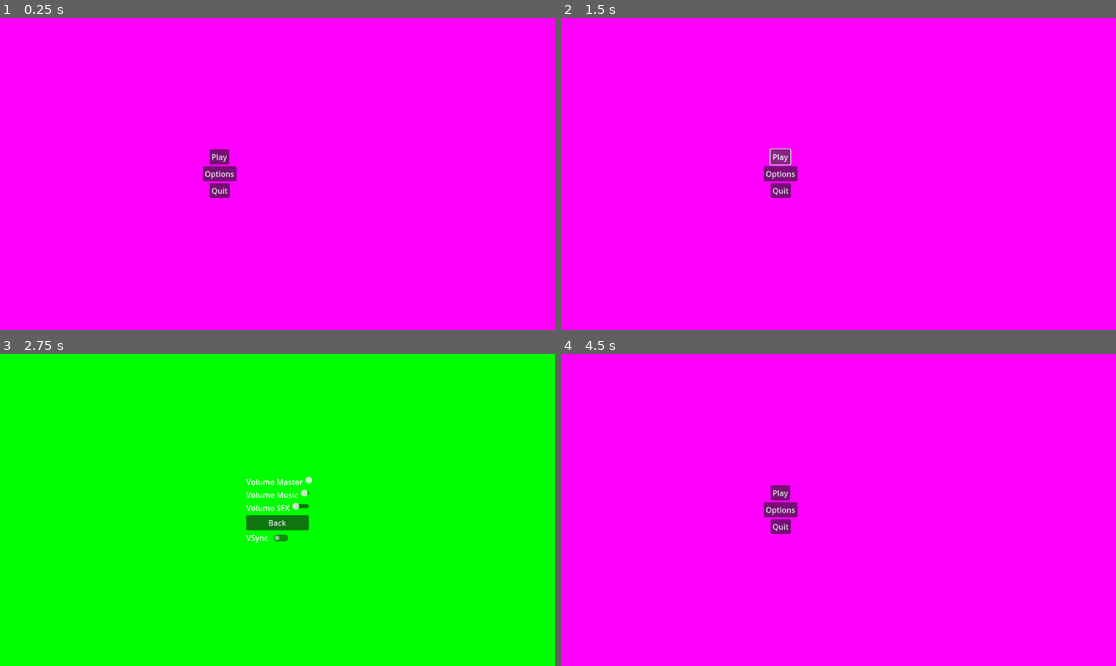
Above: before the commit, frames 1-4 (two rows, left to right).
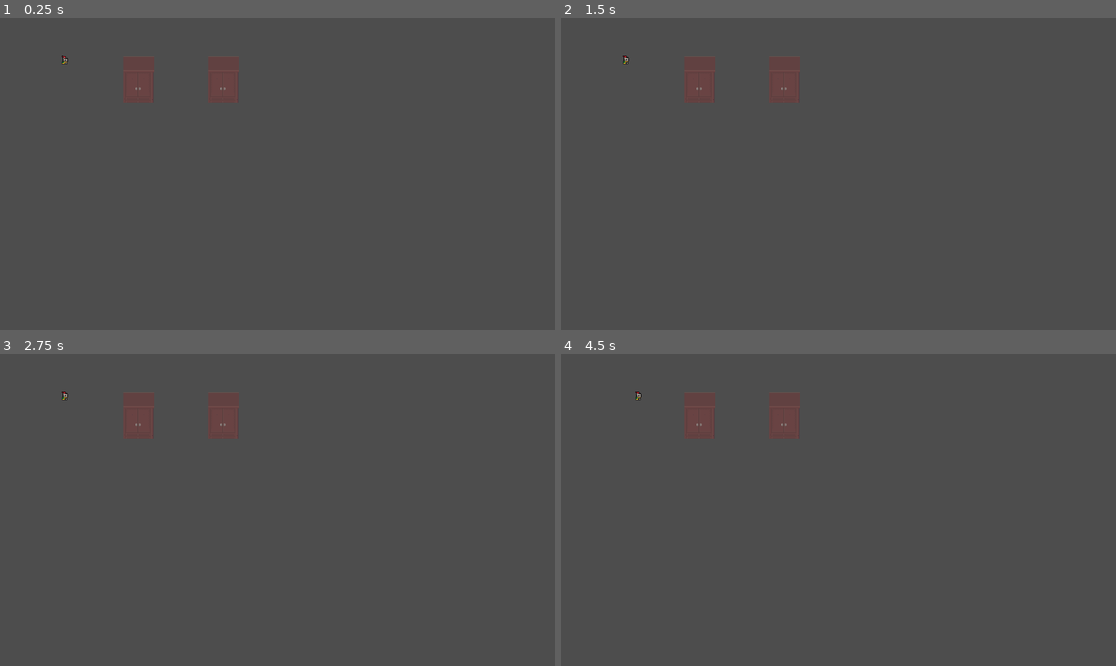
Above: after the commit, the same moments.

Repository: IES-Rafael-Alberti/GameOff2024RogueLab
Game: Godot game, scene res://scenes/prueva_movimiento.tscn
Two runs of this game, one before a commit and one after it. Both use one fixed random seed, a clock stepped at 60 frames per second and the inputs below.
Inputs (mouse positions are in pixels of both pictures, inside the frame that each line leads up to):
- Up to frame 1 (0.25 s): no input
- Up to frame 2 (1.5 s): click (783, 158) at 0.5 s, where only the run before the commit has a clickable "Play"; click (783, 158) at 1.25 s, where only the run before the commit has a clickable "Play"
- Up to frame 3 (2.75 s): click (222, 510) at 2 s, where only the run before the commit has a clickable "Options"
- Up to frame 4 (4.5 s): click (844, 538) at 2.77 s; click (838, 522) at 3.5 s, where only the run before the commit has a clickable "Back"; hold D (right) from 4.28 s (still down); tap E (interancion) at 4.35 s

The runs differ from the first frame. In frame 1, 100% of the frame differs, in the area x 0-100%, y 0-100%; in frame 2, 100%; in frame 3, 100%; in frame 4, 100%.
Error after the commit: Parse Error: Too few arguments for "get_node()" call. Expected at least 1 but received 0. (res://scripts/globals/CanvasManager.gd:61)

Commit message:
creacion de shaders

Diff:
--- a/scenes/prueba_shaders.tscn
+++ b/scenes/prueba_shaders.tscn
@@ -1,3 +1,78 @@
-[gd_scene format=3 uid="uid://bnpnpi2np76p8"]
+[gd_scene load_steps=15 format=3 uid="uid://bnpnpi2np76p8"]
+
+[ext_resource type="Shader" path="res://scripts/shaders/Grayscale .gdshader" id="1_lq7pq"]
+[ext_resource type="Texture2D" uid="uid://bo5oocg3ulo6y" path="res://icon.svg" id="2_y4n4r"]
+[ext_resource type="Shader" path="res://scripts/shaders/azulOscuro.gdshader" id="3_u2m1k"]
+[ext_resource type="Texture2D" uid="uid://6g3dlp4wlq3f" path="res://assets/sprites/knight.png" id="4_61adf"]
+[ext_resource type="Shader" path="res://scripts/shaders/distorsion.gdshader" id="5_510kb"]
+[ext_resource type="Shader" path="res://scripts/shaders/sangre.gdshader" id="6_ojtsw"]
+[ext_resource type="Shader" path="res://scripts/shaders/vinieta.gdshader" id="7_hm5pf"]
+[ext_resource type="Shader" path="res://scripts/shaders/periodico.gdshader" id="7_m4xk4"]
+
+[sub_resource type="ShaderMaterial" id="ShaderMaterial_tdfm5"]
+shader = ExtResource("1_lq7pq")
+shader_parameter/grayscaleIntesity = 1.0
+
+[sub_resource type="ShaderMaterial" id="ShaderMaterial_08dac"]
+shader = ExtResource("3_u2m1k")
+shader_parameter/darkness = 0.5
+shader_parameter/tint_color = Vector4(0, 0.1, 0.3, 1)
+
+[sub_resource type="ShaderMaterial" id="ShaderMaterial_2r4co"]
+shader = ExtResource("5_510kb")
+shader_parameter/scanline_intensity = 0.5
+shader_parameter/noise_intensity = 0.2
+shader_parameter/distortion = 0.05
+shader_parameter/time = null
+
+[sub_resource type="ShaderMaterial" id="ShaderMaterial_r3n16"]
+shader = ExtResource("6_ojtsw")
+shader_parameter/blood_intensity = 0.5
+
+[sub_resource type="ShaderMaterial" id="ShaderMaterial_l76rn"]
+shader = ExtResource("7_hm5pf")
+
+[sub_resource type="ShaderMaterial" id="ShaderMaterial_tpvnf"]
+shader = ExtResource("7_m4xk4")
 
 [node name="prueba shaders" type="Node"]
+
+[node name="GodotIcon" type="Sprite2D" parent="."]
+position = Vector2(82, 85)
+texture = ExtResource("2_y4n4r")
+
+[node name="Grayscale" type="Sprite2D" parent="."]
+material = SubResource("ShaderMaterial_tdfm5")
+position = Vector2(244, 86)
+texture = ExtResource("2_y4n4r")
+
+[node name="azulOscuro" type="Sprite2D" parent="."]
+material = SubResource("ShaderMaterial_08dac")
+position = Vector2(407, 138)
+texture = ExtResource("2_y4n4r")
+
+[node name="azulOscuro" type="Sprite2D" parent="azulOscuro"]
+material = SubResource("ShaderMaterial_08dac")
+position = Vector2(18.0001, 249)
+scale = Vector2(1.12414, 1.07807)
+texture = ExtResource("4_61adf")
+
+[node name="distorsion" type="Sprite2D" parent="."]
+material = SubResource("ShaderMaterial_2r4co")
+position = Vector2(590, 96)
+texture = ExtResource("2_y4n4r")
+
+[node name="sangre" type="Sprite2D" parent="."]
+material = SubResource("ShaderMaterial_r3n16")
+position = Vector2(760, 87)
+texture = ExtResource("2_y4n4r")
+
+[node name="viñeta" type="Sprite2D" parent="."]
+material = SubResource("ShaderMaterial_l76rn")
+position = Vector2(1073, 96)
+texture = ExtResource("2_y4n4r")
+
+[node name="periodico" type="Sprite2D" parent="."]
+material = SubResource("ShaderMaterial_tpvnf")
+position = Vector2(908, 113)
+texture = ExtResource("2_y4n4r")
--- /dev/null
+++ b/scripts/color_rect.gd
@@ -0,0 +1,11 @@
+extends ColorRect
+
+
+# Called when the node enters the scene tree for the first time.
+func _ready():
+	pass # Replace with function body.
+
+
+# Called every frame. 'delta' is the elapsed time since the previous frame.
+func _process(delta):
+	pass
--- a/scripts/globals/CanvasManager.gd
+++ b/scripts/globals/CanvasManager.gd
@@ -58,6 +58,7 @@
 func _process(delta: float) -> void:
 
 	if(glitch_tv_effect):
+		get_tree().current_scene.get_node()
 		pass
 
 	if(vignet_effect):
--- /dev/null
+++ b/scripts/shaders/Grayscale .gdshader
@@ -0,0 +1,15 @@
+shader_type canvas_item;
+
+uniform float grayscaleIntesity = 1.0;
+
+void fragment() {
+
+	float grayscale = (COLOR.r + COLOR.g + COLOR.b) / 3.0 * grayscaleIntesity;
+
+	COLOR = vec4(grayscale, grayscale, grayscale, COLOR.a);
+}
+
+//void light() {
+	// Called for every pixel for every light affecting the CanvasItem.
+	// Uncomment to replace the default light processing function with this one.
+//}
--- /dev/null
+++ b/scripts/shaders/azulOscuro.gdshader
@@ -0,0 +1,15 @@
+shader_type canvas_item;
+
+uniform float darkness = 0.5; // Controla la intensidad del oscurecimiento
+uniform vec4 tint_color = vec4(0.0, 0.1, 0.2, 1.0); // Color azulado oscuro con opacidad completa
+
+void fragment() {
+    // Obtiene el color original de la textura en la posición actual
+    vec4 color = texture(TEXTURE, UV);
+
+    // Mezcla el color original con el color de tinte azul oscuro, basado en la intensidad de oscuridad
+    vec3 darkened_color = mix(color.rgb, tint_color.rgb, darkness);
+
+    // Aplica el color final con el efecto oscuro y azulado, manteniendo la transparencia original
+    COLOR = vec4(darkened_color, color.a);
+}
--- /dev/null
+++ b/scripts/shaders/distorsion.gdshader
@@ -0,0 +1,26 @@
+shader_type canvas_item;
+
+uniform float scanline_intensity : hint_range(0.0, 1.0) = 0.5; // Controla la intensidad de las líneas de escaneo
+uniform float noise_intensity : hint_range(0.0, 1.0) = 0.2; // Controla la intensidad del ruido
+uniform float distortion : hint_range(0.0, 0.1) = 0.05; // Controla la intensidad de la distorsión horizontal
+uniform float time; // Tiempo, actualízalo desde el script para animar el ruido y la distorsión
+
+void fragment() {
+    // Obtiene las coordenadas UV y añade una distorsión en el eje X para el efecto de "curvatura" de pantalla
+    vec2 uv = UV;
+    uv.x += sin(uv.y * 3.1415) * distortion;
+
+    // Obtiene el color de la textura en la posición distorsionada
+    vec4 color = texture(TEXTURE, uv);
+
+    // Añade un efecto de ruido en blanco y negro
+    float noise = fract(sin(dot(uv * vec2(12.9898, 78.233) + time, vec2(43.2324, 24.431))) * 43758.5453);
+    color.rgb += (noise - 0.5) * noise_intensity;
+
+    // Aplica las líneas de escaneo: alterna el brillo de cada línea horizontal
+    float scanline = sin(uv.y * 800.0) * 0.5 + 0.5;
+    color.rgb *= mix(1.0, scanline, scanline_intensity);
+
+    // Aplica el color final, manteniendo la transparencia original
+    COLOR = vec4(color.rgb, color.a);
+}
--- /dev/null
+++ b/scripts/shaders/periodico.gdshader
@@ -0,0 +1,31 @@
+shader_type canvas_item;
+
+uniform float noise_intensity : hint_range(0.0, 1.0) = 0.1; // Intensidad del ruido
+uniform vec3 paper_tint : hint_color = vec3(0.8, 0.75, 0.6); // Color base del papel (tono sepia)
+
+void fragment() {
+    // Obtén las coordenadas UV
+    vec2 uv = UV;
+
+    // Agrega una pequeña distorsión al patrón de píxeles para emular la textura de papel impreso
+    vec2 paper_noise = fract(uv * 100.0);  // Este valor puede ajustarse para controlar el tamaño del patrón
+
+    // Calcula el patrón de puntos (estilo de impresión de periódico)
+    float pattern = step(0.5, sin(paper_noise.x * 3.1415) * sin(paper_noise.y * 3.1415));
+
+    // Aplica el tinte sepia al color base
+    vec3 color = paper_tint;
+
+    // Agrega un poco de ruido para simular la calidad de impresión del periódico
+    float noise = fract(sin(dot(uv * vec2(12.9898, 78.233), vec2(43.2324, 24.431))) * 43758.5453);
+    noise = smoothstep(0.0, 1.0, noise) * noise_intensity;
+
+    // Aplica el patrón y el ruido
+    color *= mix(1.0, pattern, noise);  // Combina el color con el patrón de puntos y el ruido
+
+    // Obtén el color original de la textura
+    vec4 tex_color = texture(TEXTURE, UV);
+
+    // Combina el color de la textura con el efecto de periódico
+    COLOR = vec4(color, tex_color.a);
+}
--- /dev/null
+++ b/scripts/shaders/sangre.gdshader
@@ -0,0 +1,24 @@
+shader_type canvas_item;
+
+uniform float blood_intensity : hint_range(0.0, 1.0) = 0.5; // Controla la intensidad del efecto de sangre
+
+void fragment() {
+    // Obtén las coordenadas UV actuales
+    vec2 uv = UV;
+
+    // Calcula la distancia desde el centro de la pantalla
+    float dist_from_center = length(uv - vec2(0.5));
+
+    // Define un tinte rojo con una transición suave hacia el centro
+    float vignette = smoothstep(0.2, 0.5, dist_from_center);
+    vec3 blood_tint = vec3(0.5, 0.0, 0.0) * vignette * blood_intensity;
+
+    // Obtiene el color original de la textura en la posición actual
+    vec4 color = texture(TEXTURE, UV);
+
+    // Mezcla el color de la sangre con el color original
+    color.rgb = mix(color.rgb, blood_tint, blood_intensity * vignette);
+
+    // Establece el color final
+    COLOR = color;
+}
--- /dev/null
+++ b/scripts/shaders/vinieta.gdshader
@@ -0,0 +1,24 @@
+shader_type canvas_item;
+
+uniform float vignette_strength : hint_range(0.0, 1.0) = 0.5; // Fuerza del efecto de viñeta
+uniform float vignette_radius : hint_range(0.0, 1.0) = 0.6; // Radio de la viñeta (cuánto de la pantalla se ve afectada)
+uniform vec3 vignette_color : hint_color = vec3(0.0, 0.0, 0.0); // Color de la viñeta (puedes ajustarlo a negro o un tono más suave)
+
+void fragment() {
+    vec2 uv = FRAGCOORD.xy / VIEWPORT_SIZE.xy; // Obtener las coordenadas de píxel normalizadas
+
+    // Calcular la distancia del centro
+    float dist = distance(uv, vec2(0.5, 0.5)); // Distancia desde el centro de la pantalla (0.5, 0.5)
+
+    // Calcular el factor de viñeta en base a la distancia del centro
+    float vignette = smoothstep(vignette_radius, vignette_radius - 0.1, dist);
+
+    // Ajustar el color de la viñeta
+    vec3 vignette_effect = mix(vec3(1.0), vignette_color, vignette * vignette_strength);
+
+    // Obtener el color de la textura o fondo
+    vec4 tex_color = texture(TEXTURE, UV);
+
+    // Aplicar el efecto de viñeta al color final
+    COLOR = vec4(tex_color.rgb * vignette_effect, tex_color.a);
+}
